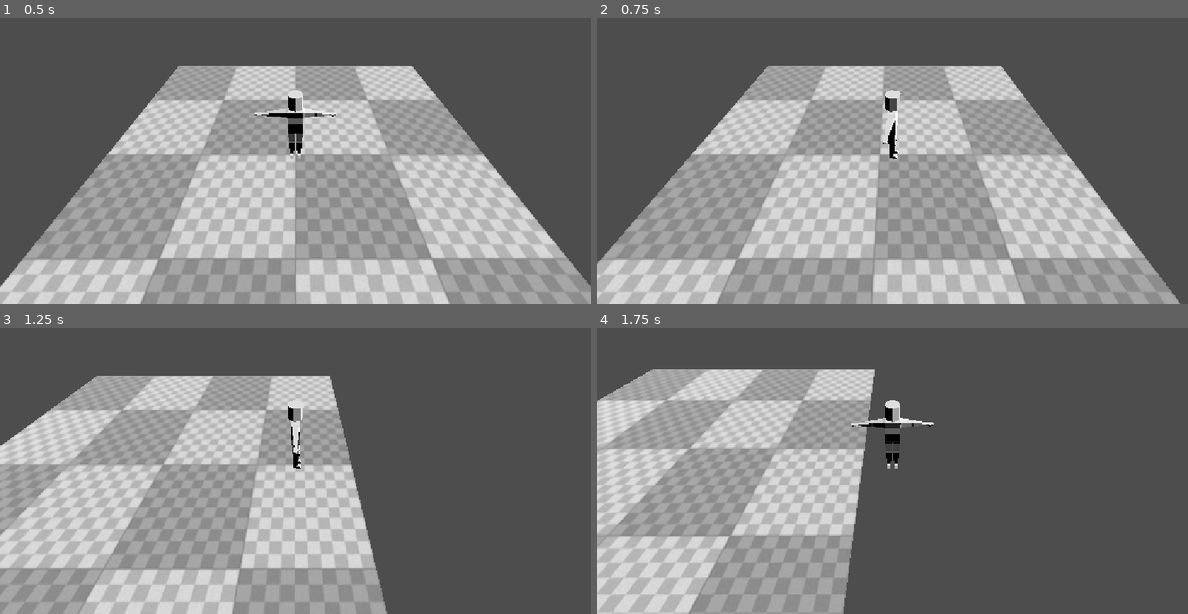
Above: before the commit, frames 1-4 (two rows, left to right).
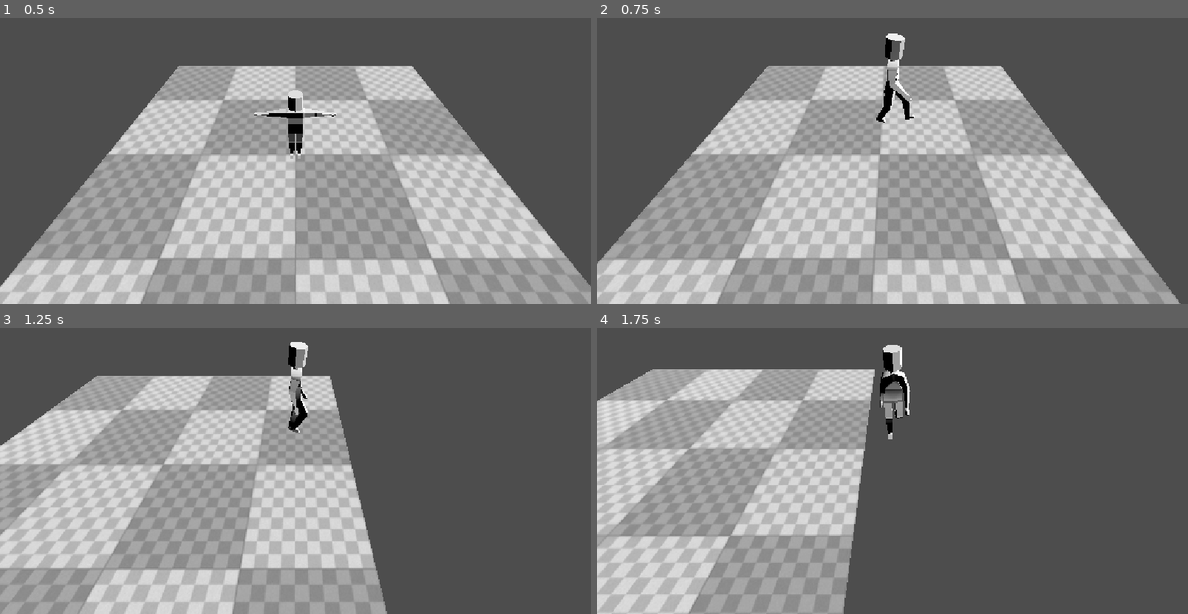
Above: after the commit, the same moments.

Repository: Estudio-Tapiti/Station
Game: Godot game, scene res://scenes/levels/placeholder.tscn
Same seed, same stepped clock (60 frames per second), same inputs: the game is played once before the commit and once after it.
Inputs:
- Up to frame 1 (0.5 s): no input
- Up to frame 2 (0.75 s): tap Enter (ui_accept) at 0.5 s; hold Right (ui_right) from 0.53 s (still down); hold Shift (sprint) from 0.53 s (still down)
- Up to frame 3 (1.25 s): keep holding Right (ui_right); keep holding Shift (sprint); tap Enter (ui_accept) at 0.77 s
- Up to frame 4 (1.75 s): release Right (ui_right) at 1.28 s; release Shift (sprint) at 1.28 s; hold Down (ui_down) from 1.28 s (still down); tap Shift (sprint) at 1.35 s; tap Enter (ui_accept) at 1.52 s

Frame 1 is identical in both runs. In frame 2, 0.8% of the frame differs, in the area x 47-54%, y 5-50%; in frame 3, 0.9%; in frame 4, 1.3%, in the area x 43-57%, y 5-50%.

Commit message:
teste de animação

Diff:
--- a/scenes/components/actors/Player.tscn
+++ b/scenes/components/actors/Player.tscn
@@ -9,8 +9,9 @@
 [sub_resource type="CapsuleShape3D" id="CapsuleShape3D_1vivr"]
 radius = 0.50390625
 
-[node name="Player" type="CharacterBody3D" unique_id=275052377]
+[node name="Player" type="CharacterBody3D" unique_id=275052377 node_paths=PackedStringArray("animation")]
 script = ExtResource("1_csch0")
+animation = NodePath("TestDummyWalk")
 
 [node name="TestDummyWalk" parent="." unique_id=581904068 instance=ExtResource("2_dwfs5")]
 transform = Transform3D(0.365, 0, 0, 0, 0.365, 0, 0, 0, 0.365, 0, 0.88806677, 0)
--- a/scenes/components/actors/player.gd
+++ b/scenes/components/actors/player.gd
@@ -4,6 +4,8 @@
 const ACCELERATION := 25.0
 const DECELERATION := 30.0
 const ROTATION_SPEED := 10.0
+
+@export var animation = Node
 
 func _physics_process(delta: float) -> void:
 	var input_dir := Input.get_vector("ui_left", "ui_right", "ui_up", "ui_down")
@@ -16,7 +18,9 @@
 		velocity = velocity.move_toward(Vector3(target_velocity.x, velocity.y, target_velocity.z), ACCELERATION * delta)
 		var target_rotation := atan2(direction.x, direction.z)
 		rotation.y = lerp_angle(rotation.y, target_rotation, ROTATION_SPEED * delta)
+		$TestDummyWalk/AnimationPlayer.play("mixamo_com")
 	else:
+		$TestDummyWalk/AnimationPlayer.stop()
 		velocity.x = move_toward(velocity.x, 0.0, DECELERATION * delta)
 		velocity.z = move_toward(velocity.z, 0.0, DECELERATION * delta)
 
--- a/scenes/levels/level_base.tscn
+++ b/scenes/levels/level_base.tscn
@@ -12,4 +12,4 @@
 transform = Transform3D(1, 0, 0, 0, 1, 0, 0, 0, 1, 0, 0.9999995, -4.7683716e-07)
 
 [node name="Camera3D" type="Camera3D" parent="." unique_id=449189886]
-transform = Transform3D(1, 0, 0, 0, 0.7071068, 0.7071068, 0, -0.7071068, 0.7071068, 0, 5.5, 5.5)
+transform = Transform3D(1, 0, 0, 0, 0.7071068, 0.7071068, 0, -0.7071068, 0.7071068, 0, 6.9999995, 5.9999995)
